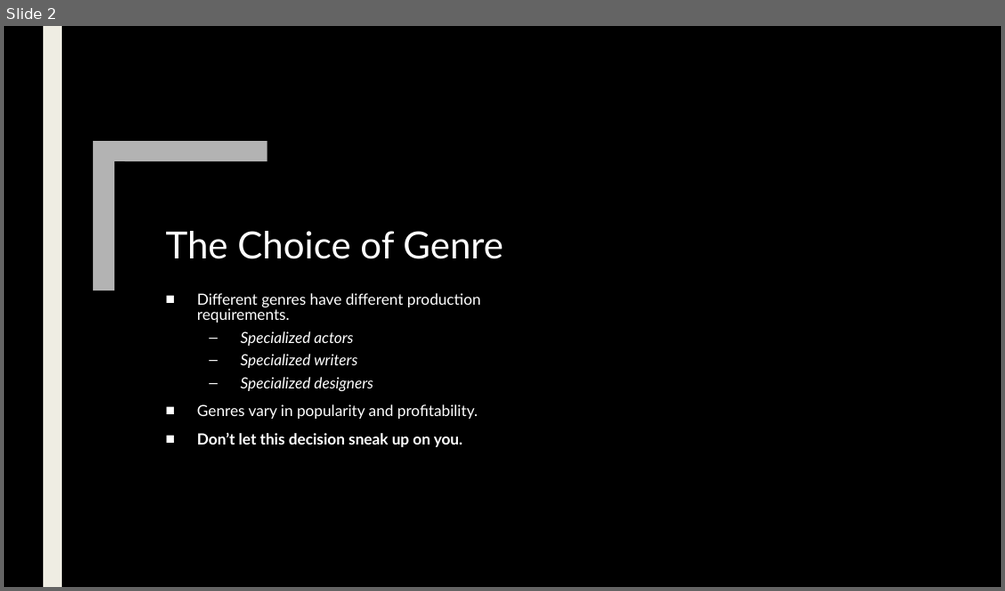
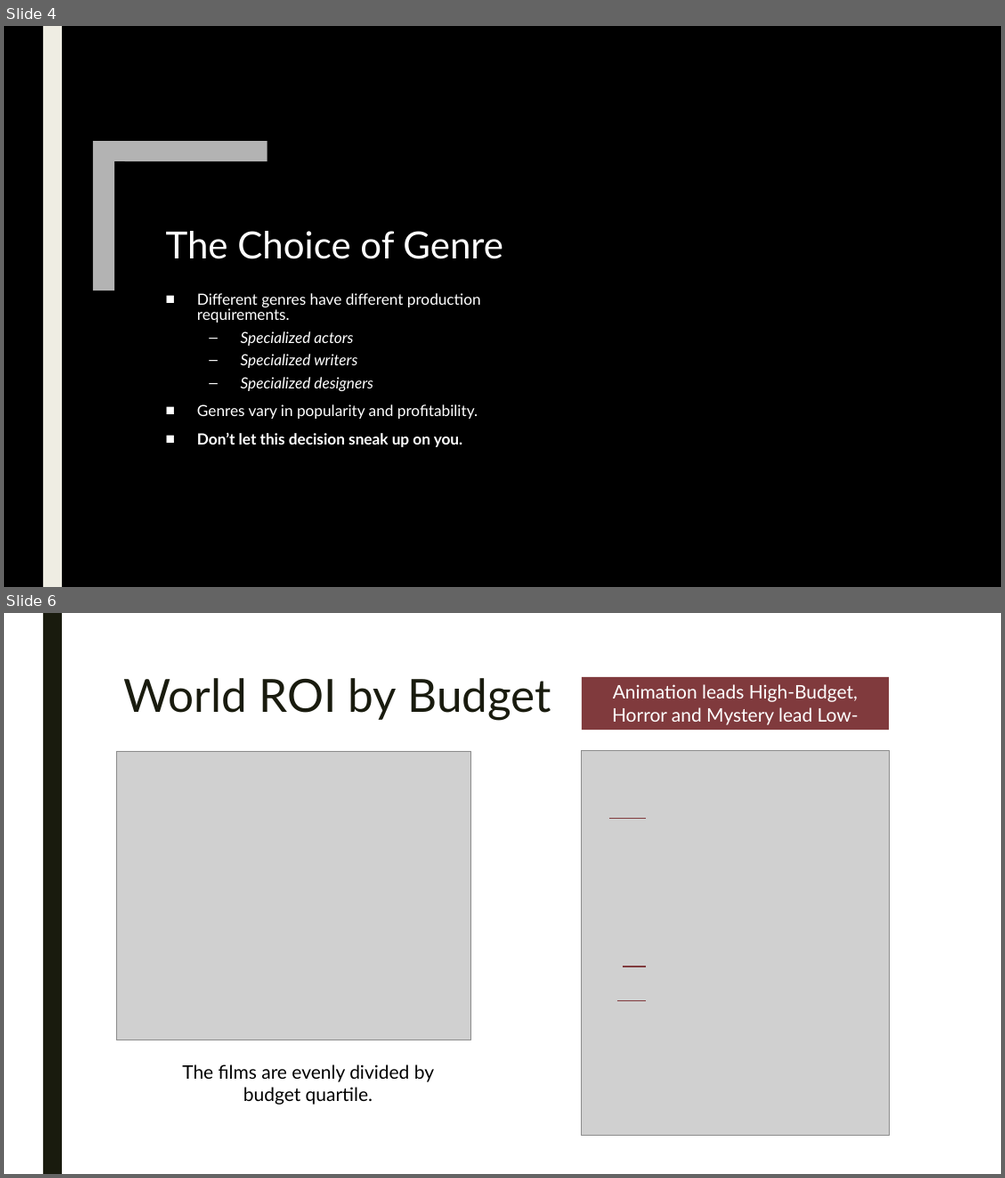
Before and after one commit to ndgigliotti/dsc-phase-1-project, a slide deck: presentation/presentation.pptx. Shown one above the other, each under a label of ours: slide 2 before the commit, slides 4 and 6 after it; the slides between them are not shown. The pictures are 1005x591 and 1005x1178 pixels, drawn with LibreOffice and Linux fonts; fonts in the diff are those of the drawing; grey boxes stand for pictures; background and template pictures are left out. Boxes give left, top, right and bottom in pixels: in the first picture for what was removed or moved away, otherwise in the second. Text is boxed around its words. In the diff, an @@ line names an element or a change of style, - is before the commit and + after.

```diff
--- a/presentation/presentation.pptx
+++ b/presentation/presentation.pptx
@@ slide 6 added at bbox=[4, 613, 1001, 1174], background #FFFFFF @@
@@ rectangle added at bbox=[43, 613, 62, 1174], fill #191B0E @@
@@ title added at bbox=[123, 678, 551, 720], 44 pt, text #191B0E @@
+World ROI by Budget
@@ rectangle added at bbox=[582, 677, 890, 730], fill #803A3D, 18 pt, text #FFFFFF @@
+Animation leads High-Budget,
+Horror and Mystery lead Low-Budget
@@ picture added at bbox=[116, 751, 471, 1040] @@
@@ picture added at bbox=[582, 751, 890, 1135] @@
@@ line added from (610, 818) to (647, 818), #803A3D 1.5 pt @@
@@ line added from (623, 966) to (647, 966), #803A3D 1.5 pt @@
@@ line added from (617, 1000) to (647, 1000), #803A3D 1.5 pt @@
@@ text added at bbox=[182, 1064, 434, 1104], 18 pt, text #000000 @@
+The films are evenly divided by budget quartile.
@@ what was slide 2 is now slide 4 @@
```
Also in this commit, not shown: 1 slide changed, 8 other slides added, 7 slides removed, 1 other file.
